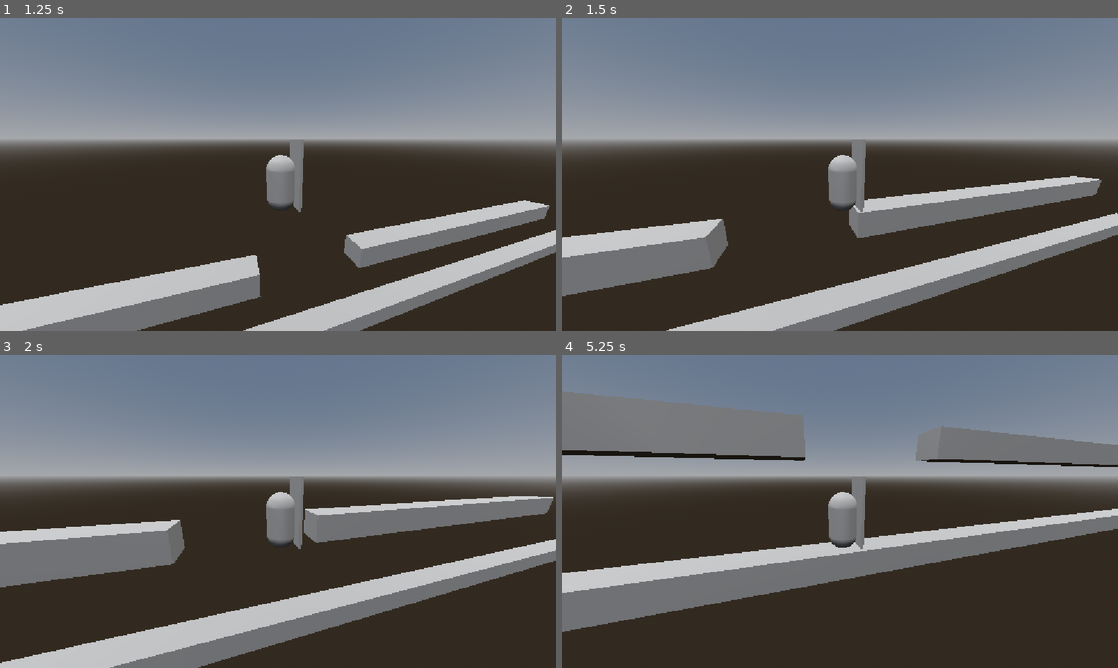
Above: before the commit, frames 1-4 (two rows, left to right).
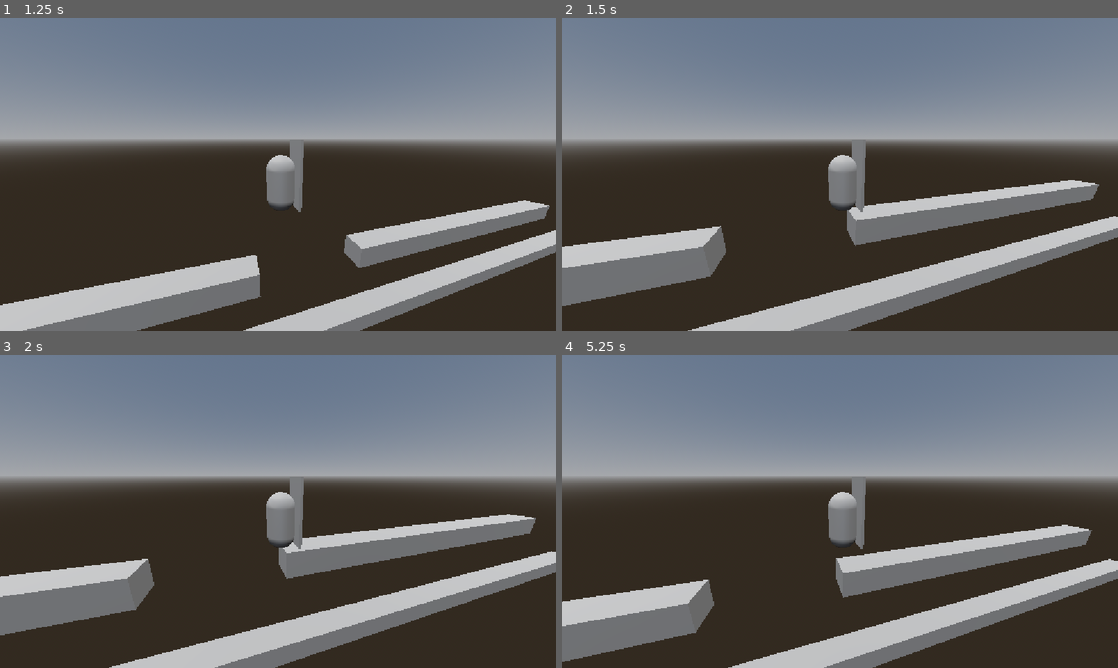
Above: after the commit, the same moments.

Repository: Derpest2Dude/AGL-Mini-Game-Jam-Team-2
Game: Godot game, scene res://Scenes/Test Scenes/jason_test.tscn
The game is run twice, just before and just after one commit, with the same random seed, the same clock (stepped at 60 frames per second) and the same inputs. The project has no main scene, so this scene is started directly.
Inputs:
- Up to frame 1 (1.25 s): tap Enter at 0.5 s; hold D (move_right) from 0.53 s (still down); tap W (jump) at 0.77 s
- Up to frame 2 (1.5 s): release D (move_right) at 1.28 s; hold A (move_left) from 1.28 s (still down)
- Up to frame 3 (2 s): keep holding A (move_left); tap W (jump) at 1.52 s
- Up to frame 4 (5.25 s): release A (move_left) at 2.03 s; hold D (move_right) 2.03-3.53 s; tap W (jump) at 3.02, 3.77, 4.52 s; hold A (move_left) from 3.53 s (still down)

Frame 1 is identical in both runs. In frame 2, 7.2% of the frame differs, in the area x 0-100%, y 50-100%; in frame 3, 30%; in frame 4, 32%, in the area x 0-100%, y 11-100%.

Commit message:
Adjust mantling velocity values

Diff:
--- a/Scenes/Test Scenes/character_body_3d.gd
+++ b/Scenes/Test Scenes/character_body_3d.gd
@@ -15,7 +15,7 @@
 func _physics_process(delta: float) -> void:
 
 	if mantling:
-		velocity.y = 4
+		velocity.y = 10
 	# Add the gravity.
 	if not is_on_floor():
 		velocity += GRAVITY * delta
@@ -56,6 +56,6 @@
 
 func _on_ledge_detection_body_exited(body: Node3D) -> void:
 	mantling = false
-	velocity.x = 2
+	velocity.x = 3
 	print(body.get_path())
 	print(mantling)
